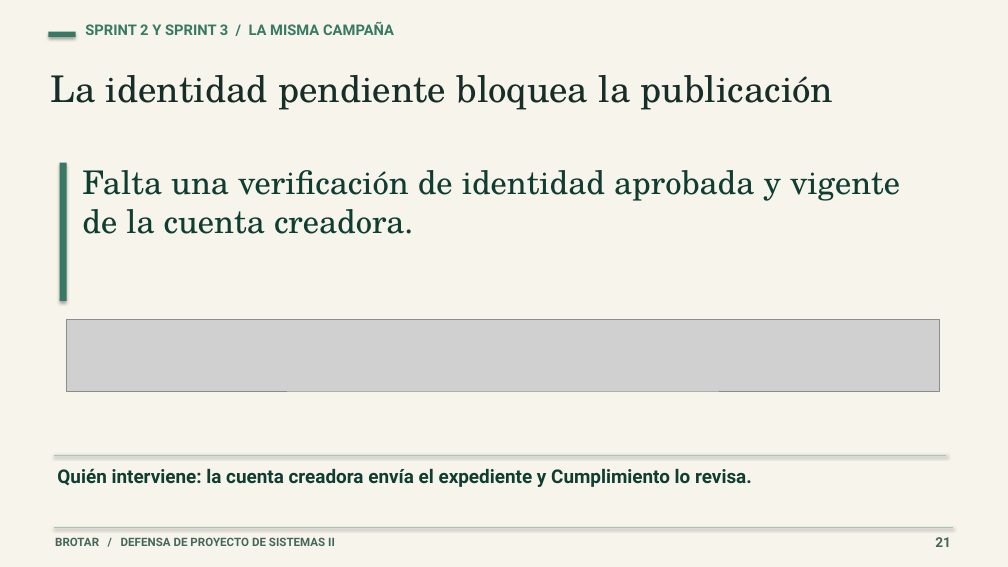
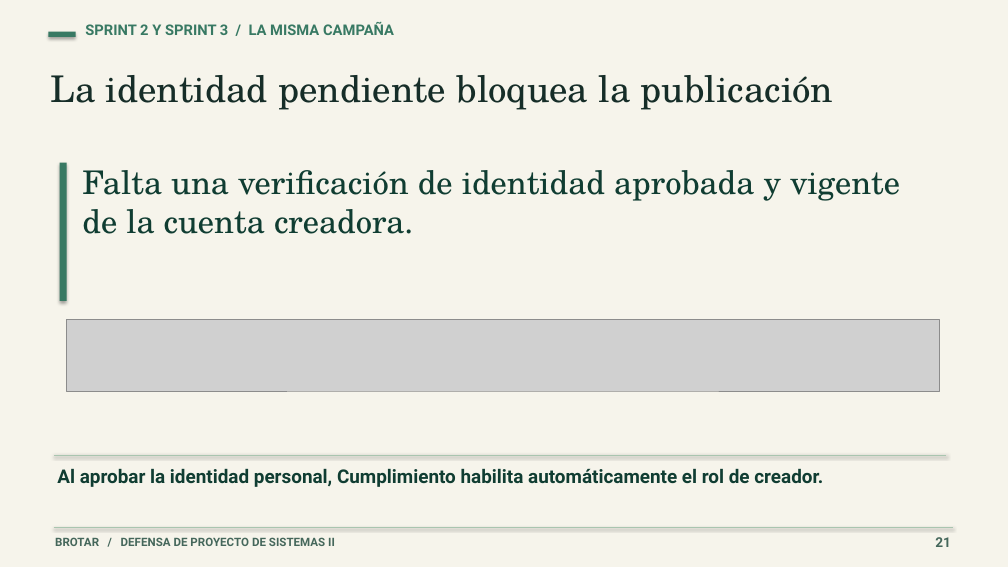
Before and after one commit to luisrocha159/CrowFunding-Brotar, a slide deck: slide 21 of docs/entregables/defensa-final/Brotar_Defensa_Final_58.pptx. Drawn at 1008x567 pixels with LibreOffice and Linux fonts; fonts in the diff are those of the drawing; grey boxes stand for pictures. Boxes give left, top, right and bottom in pixels: in the first picture for what was removed or moved away, otherwise in the second. Text is boxed around its words. In the diff, an @@ line names an element or a change of style, - is before the commit and + after.

Commit message:
Habilitar al creador al aprobar su identidad personal

```diff
--- a/docs/entregables/defensa-final/Brotar_Defensa_Final_58.pptx
+++ b/docs/entregables/defensa-final/Brotar_Defensa_Final_58.pptx
@@ text at (57, 469, 823, 487): text changed @@
-Quién interviene: la cuenta creadora envía el expediente y Cumplimiento lo revisa.
+Al aprobar la identidad personal, Cumplimiento habilita automáticamente el rol de creador.
```
Also in this commit, not shown: 14 other files.
